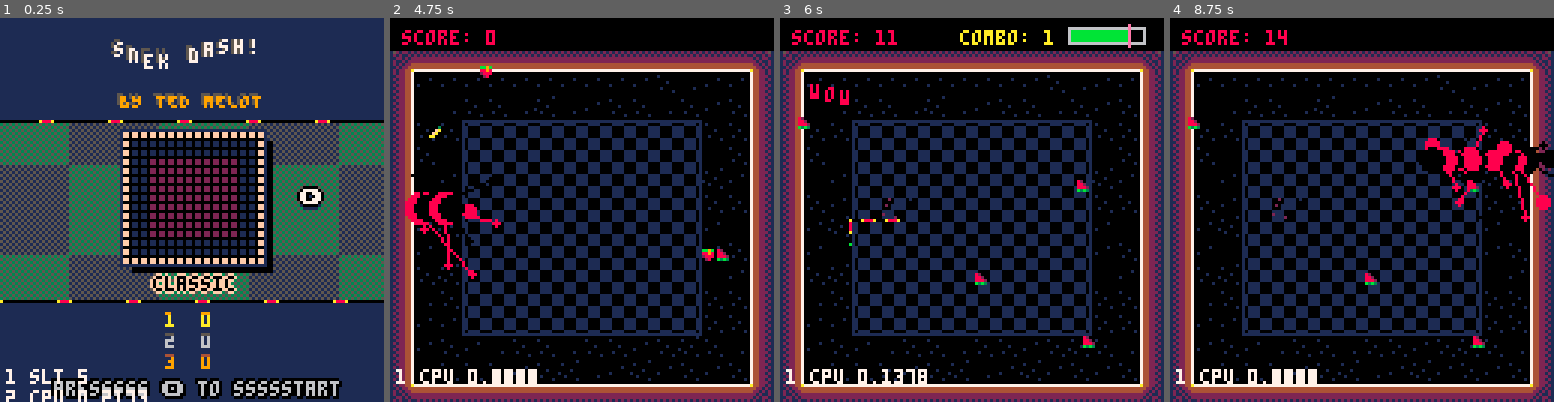
Above: before the commit, frames 1-4 (left to right).
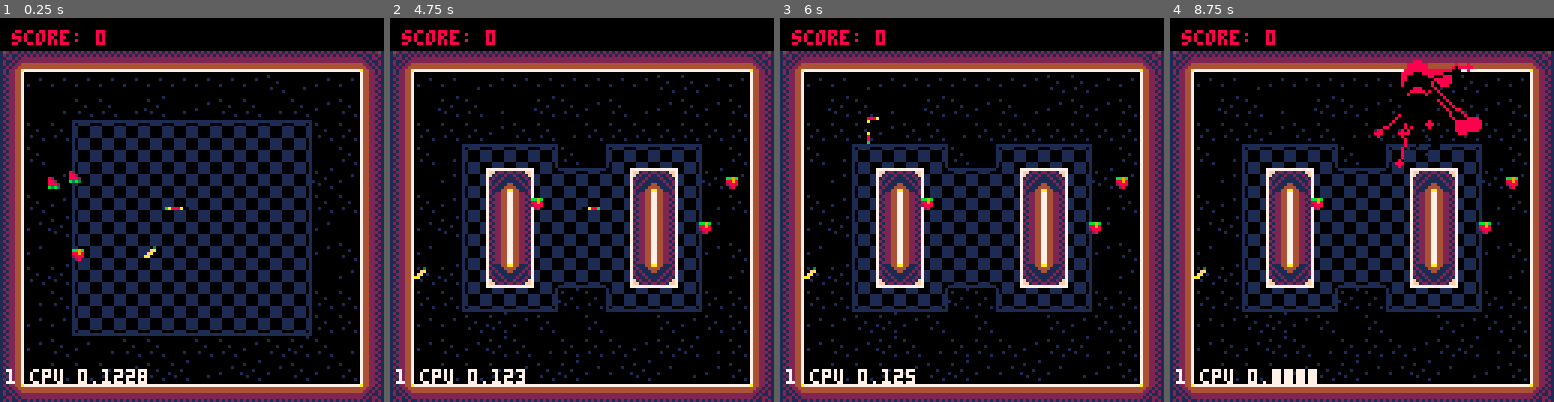
Above: after the commit, the same moments.

Repository: tmelot2/pico-8
Game: PICO-8 cartridge snek-dash.p8
Two runs of this game, one before a commit and one after it. Both use one fixed random seed, a clock stepped at 60 frames per second and the inputs below.
Inputs:
- Up to frame 1 (0.25 s): no input
- Up to frame 2 (4.75 s): tap X (X key) at 0.33, 1.07, 1.85, 2.97, 4.08 s; tap O (Z key) at 0.7, 1.7, 2.1, 2.5, 2.9, 3.3, 3.7, 4.1, 4.5 s; hold Right 1.6-2.1 s; hold Up 2.15-2.42 s; hold Right 2.47-3.03 s; hold Left 3.08-3.58 s; hold Down 3.63-3.97 s; hold Right 4.02-4.68 s; hold Up from 4.73 s (still down)
- Up to frame 3 (6 s): tap O (Z key) at 4.9, 5.3, 5.7 s; release Up at 5.03 s; hold Left 5.08-5.68 s; tap X (X key) at 5.2 s; hold Down from 5.73 s (still down)
- Up to frame 4 (8.75 s): release Down at 6.03 s; hold Right 6.08-6.58 s; tap O (Z key) every 0.4 s from 6.1 to 8.5 s; tap X (X key) at 6.32, 7.43, 8.55 s; hold Right 6.63-7.13 s; hold Up 7.18-7.45 s; hold Right 7.5-8.07 s; hold Left 8.12-8.62 s; hold Down from 8.67 s (still down)

The runs differ from the first frame. In frame 1, 84% of the frame differs, in the area x 0-100%, y 0-100%; in frame 2, 15%; in frame 3, 16%; in frame 4, 17%.

Commit message:
Add maps, don't spawn food in walls

Diff:
--- a/snek-dash.p8
+++ b/snek-dash.p8
@@ -15,7 +15,7 @@
 -- [ ] add level select flourish & short delay w sound
 
 -- debug
-skiptitle=0
+skiptitle=1
 dbg={}
 
 -- screen
@@ -39,15 +39,7 @@
 }
 DASH_RELOAD_FRAMES=4
 
--- snake palettes
 snakepalettes = {
- plain={3,3,3,2,2,1,0},
- texascoralsnake={0,0,0,10,8,8,8,10},
- snakezero={12,12,12,12,12,12,12,1,1,0,0},
- snakorpion={10,10,10,10,10,10,10,10,0,0},
- rainbow={7,7,14,14,8,8,9,9,10,10,11,11,3,3,12,12,2,2}
-}
-snakepalettes2 = {
  [1]={name='plain', p={3,3,3,2,2,1,0}},
  [2]={name='texascoralsnake', p={0,0,0,10,8,8,8,10}},
  [3]={name='snakezero', p={12,12,12,12,12,12,12,1,1,0,0}},
@@ -55,7 +47,7 @@
  [5]={name='rainbow', p={7,7,14,14,8,8,9,9,10,10,11,11,3,3,12,12,2,2}}
 }
 cur_pal=2
-snakepalette=snakepalettes2[cur_pal].p
+snakepalette=snakepalettes[cur_pal].p
 
 -- player dead effect
 circles = {}
@@ -77,6 +69,8 @@
   [3]={ name='split', mx=32, my=0 },
   [4]={ name='scatter', mx=16, my=0 },
   [5]={ name='x', mx=64, my=0 },
+  [6]={ name='segments', mx=80, my=0 },
+  [7]={ name='experiment', mx=96, my=0 }
 }
 curLevel=1
 
@@ -183,17 +178,14 @@
   	cur_pal+=1
   end
   if (cur_pal<1) cur_pal=1
-  if (cur_pal>#snakepalettes2) cur_pal=#snakepalettes2
-  log('cur_pal '..cur_pal)
-  log('#snakepalettes2 '..#snakepalettes2)
-  snakepalette=snakepalettes2[cur_pal].p
+  if (cur_pal>#snakepalettes) cur_pal=#snakepalettes
+  snakepalette=snakepalettes[cur_pal].p
 
   -- o
 	if btnp(4) then
-    sfx(7)
+	sfx(7)
 		gameinit()
 	end
-	addDebug('slt '..slt)
 end
 
 function titledraw()
@@ -541,9 +533,22 @@
 -- randomly spawn new food, c=count
 function spawnfood(c)
   for i=1,c do
-    newfood = {x=rnd(screenwidth-10)+2,y=rnd(screenheight-25)+14,s=foodsprites[frnd(#foodsprites)+1]}
-    add(food,newfood)
-    add(shine,{x=newfood.x-2,y=newfood.y-2,tick=0})
+  	repeat
+	    rx,ry=frnd(16),frnd(15)
+	    wx=levels[curLevel].mx+rx
+	    wy=levels[curLevel].my+ry
+	    log('w '..wx..' '..wy)
+	    f=fget(mget(wx,wy))
+	    wall=f==1
+	until wall==false
+
+	tilex=rx*8 + frnd(2) * rndneg()
+	-- +12 offsets from top status bar
+	tiley=ry*8 + 12 + frnd(2) * rndneg()
+	local newfood={x=tilex, y=tiley, s=foodsprites[frnd(#foodsprites)+1]}
+	add(food, newfood)
+	add(shine,{x=newfood.x-2,y=newfood.y-2,tick=0})
+	log(' ')
   end
 end
 
@@ -716,7 +721,7 @@
 end
 
 function comboEnd(num)
-  print(num, 5, 75, 11)
+  score+=comboNum*10
 end
 
 
@@ -1001,7 +1006,7 @@
 --
 -- write chars with ord() (char to code)
 function write_score(level_num, score, name, slot)
-	log('writing score '..score..' '..name..' to slot '..slot)
+	-- log('writing score '..score..' '..name..' to slot '..slot)
 	local base=0x5e00
 	local level_start_addr=base+25*(level_num-1)
 	local slot_addr=(slot-1)*5
@@ -1014,7 +1019,7 @@
 -- { 1={name,score}, 2={name,score}, ...}
 -- reads chars with chr() (code to char)
 function read_scores(level_num)
-	log('reading scores for level '..level_num)
+	-- log('reading scores for level '..level_num)
 	local base=0x5e00
 	local level_start_addr=base+25*(level_num-1)
 	local highscores={}
@@ -1034,12 +1039,12 @@
 -- if so, returns score slot it goes in
 -- otherwise, returns -1
 function get_high_score_slot(level_num, new_score)
-	log('checking if '..new_score..' is a high score')
+	-- log('checking if '..new_score..' is a high score')
 	local scores=read_scores(level_num)
 	for i=1,#scores do
 		local cur_score=scores[i].score
 		if new_score>cur_score then
-			log(new_score..' ('..cur_score..') is a new high score in slot '..i)
+			-- log(new_score..' ('..cur_score..') is a new high score in slot '..i)
 			return i
 		end
 	end
@@ -1069,6 +1074,14 @@
 
 
 -- autil
+function bits(s)
+	result=''
+	for i=7,0,-1 do
+		result ..= s >> i & 1
+	end
+	return result
+end
+
 function table_key_count(t)
   c=0
   for _,_ in pairs(t) do
@@ -1231,33 +1244,33 @@
 000000000000000011111111121212124444444412121121121121217f121121121121f774422217110000111100001111000011000000000000000000000000
 000000000000000011111111212121214444444415212212212212517ff1221221221ff774422127101111000011110000111101000000000000000000000000
 00000000000000001111111111111111777777771111111111111111777777777777777774422217101111000011110000111101000000000000000000000000
-00000000000000000000000000000000000000000000000017777771717777177777777766777766101111000011110000111101000000000000000000000000
-00000000000000000000000000000000000000000000000070244207102442011024420110244201101111000011110000111101000000000000000000000000
-00000000000000000000000000000000000000000000000072444427724444277244442722444422110000111100001111000011000000000000000000000000
-000000000000000000000000000000000000000000000000744aa447744aa447744aa447244aa442110000111100001111000011000000000000000000000000
-000000000000000000000000000000000000000000000000744aa447744aa447744aa447244aa442110000111100001111000011000000000000000000000000
-00000000000000000000000000000000000000000000000072444427724444277244442722444422110000111100001111000011000000000000000000000000
-00000000000000000000000000000000000000000000000070244207102442011024420110244201101111000011110000111101000000000000000000000000
-00000000000000000000000000000000000000000000000017777771717777177777777766777766111111111111111111111111000000000000000000000000
+00000000000000000000000000000000000000006122221617777771717777177777777766777766101111000011110000111101000000000000000000000000
+00000000000000000000000000000000000000006024420670244207102442011024420110244201101111000011110000111101000000000000000000000000
+00000000000000000000000000000000000000007244442772444427724444277244442722444422110000111100001111000011000000000000000000000000
+0000000000000000000000000000000000000000744aa447744aa447744aa447744aa447244aa442110000111100001111000011000000000000000000000000
+0000000000000000000000000000000000000000744aa447744aa447744aa447744aa447244aa442110000111100001111000011000000000000000000000000
+00000000000000000000000000000000000000007244442772444427724444277244442722444422110000111100001111000011000000000000000000000000
+00000000000000000000000000000000000000006024420670244207102442011024420110244201101111000011110000111101000000000000000000000000
+00000000000000000000000000000000000000006122221617777771717777177777777766777766111111111111111111111111000000000000000000000000
 __gff__
-0000000100000000000000000000000000000001010101010101020202000000000002010101010101010202020000000000000000000101010102020200000000000000000000000000000000000000000000000000000000000000000000000000000000000000000000000000000000000000000000000000000000000000
+0000000100000000000000000000000000000001010101010101020202000000000002010101010101010202020000000000000000010101010102020200000000000000000000000000000000000000000000000000000000000000000000000000000000000000000000000000000000000000000000000000000000000000
 0000000000000000000000000000000000000000000000000000000000000000000000000000000000000000000000000000000000000000000000000000000000000000000000000000000000000000000000000000000000000000000000000000000000000000000000000000000000000000000000000000000000000000
 __map__
-1524242424242424242424242424241615242424242424242424242424242416152424242424242424242424242424161524242424242424242424242424241615242424242424242424242424242416000000000000000000000000000000000000000000000000000000000000000000000000000000000000000000000000
-130b0b0d0b0b0b0b0b0b0b0c0c0b0b14130b0c0c0d0c0d0d0d0c0c0c0d0c0c14130b0c0b0b0b0a0b0b0b0b0c0c0b0b14130b0b0b0b0b0b0b0b0b0b0c0d0b0b1413360b0b0b0b0b0b0b0b0b0c0c0b3614000000000000000000000000000000000000000000000000000000000000000000000000000000000000000000000000
-131e0a0c0d1e0a0c0b0c0d0b0c0b0c14130c0c0b0c0c0d330c0c0b0c0c0d0c14131e0b0c0c1e000c0b000c0b0c0b0c14131e0d0c0c0d0a0d0b0c0c0d0c0b0c14131e361b1b1b1b1b1b1b1b1b1b360c14000000000000000000000000000000000000000000000000000000000000000000000000000000000000000000000000
-130c0c0c0b0c0c0d0c0c0c0c0c0c0c1413330c0c360c0c0a0b0c0c360c0c3314130c0c0c0b0d00000b000c000c0c0c14130c0c1a1b1b1b1b1b1b1b1b1c0c0c14130d2a360b0c0b0b0b0c0c0c362c0c14000000000000000000000000000000000000000000000000000000000000000000000000000000000000000000000000
-130c0d1a1b1b1c0c1e1a1b1b1c000c14130c0c0c1a1b1b36361b1b1c0c0c0c14130c000000000000000000000d000c14130c002a2b2b2b2b2b2b2b2b2c000c14130c2a0b361b1b1b1b1b1b360c2c0c14000000000000000000000000000000000000000000000000000000000000000000000000000000000000000000000000
-131e0b2a17182b1b1b2b17182c0a0b14130c361a2b2b2b2b2b2b2b2b1c360c14131e0000000000000000000000000b14131e0b2a2b2b2b2b2b2b2b2b2c0a0b14131e2a0b2a360b0c0d00362c0b2c0d14000000000000000000000000000000000000000000000000000000000000000000000000000000000000000000000000
-130c0b2a19292b2b2b2b19292c0d0c14130c0b2a2b2b2b2b2b2b2b2b2c0c0d14131b1b1b1b1b1b1b1b1b1b1b1b1b1b14130c0b2a2b2b2b2b2b2b2b2b2c0c0c14130c2a0c2a0b361b1b360b2c0c2c0c14000000000000000000000000000000000000000000000000000000000000000000000000000000000000000000000000
-130b0a2a19292b2b2b2b19292c0b1e14130b0c362b2b2b36362b2b2b360d0c1413393939393939393939393939393914130b0a2a2b2b2b2b2b2b2b2b2c0b1e14130b2a0c2a0b2a39392c0b2c0b2c1e14000000000000000000000000000000000000000000000000000000000000000000000000000000000000000000000000
-130b002a19292b2b2b2b19292c0b0c14130c332a2b2b2b2b2b2b2b2b2c0c0b14133b3b3b3b3b3b3b3b3b3b3b3b3b3b14130b002a2b2b2b2b2b2b2b2b2c0b0c14130b2a0c2a0b363b3b360c2c0b2c0c14000000000000000000000000000000000000000000000000000000000000000000000000000000000000000000000000
-130c0a2a27282b3b3b2b27282c000b14130d363a2b2b2b2b2b2b2b2b3c360c14130c0000000000000000000000000b14130c0a2a2b2b2b2b2b2b2b2b2c000b14130c2a0b2a360c0c0b0b362c0c2c0b14000000000000000000000000000000000000000000000000000000000000000000000000000000000000000000000000
-130c0c3a3b3b3c0a0c3a3b3b3c0c0c14130c0d0c3a3b3b36363b3b3c0c0c0a14130c00000d1e0000000000000b000c14130d0c2a2b2b2b2b2b2b2b2b2c0c0c14130c2a0b363b3b3b3b3b3b360b2c0c14000000000000000000000000000000000000000000000000000000000000000000000000000000000000000000000000
-130b0b0c0a0b0c1e0c1e1e0c0b0c0c14130c0b0c360c0b0a0b330c360c0d0c14130b0b0c000b0c1e0c1e1e0c0b0c0c14130b0b3a3b3b3b3b3b3b3b3b3c0c0c14130b2a360b0b0c0b000c000c362c0c14000000000000000000000000000000000000000000000000000000000000000000000000000000000000000000000000
-130b0c0b0a0c0d0c0c0c0b0c0a0d0c14130b0b0b0c0c0d0d0c0c0c0c0d0d0b14130b0c0b0a0c0c0c000c0b0c0a0c0c14130b0c0b0d0c0c0d0c0c0b0c0a0c0d14130b363b3b3b3b3b3b3b3b3b3b360d14000000000000000000000000000000000000000000000000000000000000000000000000000000000000000000000000
-131e0c0c0c0b0c0a0b0b0a0b0d0b0c14130c0c0c0c0b0c0b0b0c0b0b0c0b0c14131e0c0c0c0b0c0a0b0b0a0b0c000c14131e0c0c0c0b0c0a0d0b0a0b0c0b0c1413360c0c0c0b0c0d0b0b0a0b0c0b3614000000000000000000000000000000000000000000000000000000000000000000000000000000000000000000000000
-2523232323232323232323232323232625232323232323232323232323232326252323232323232323232323232323262523232323232323232323232323232625232323232323232323232323232326000000000000000000000000000000000000000000000000000000000000000000000000000000000000000000000000
+1524242424242424242424242424241615242424242424242424242424242416152424242424242424242424242424161524242424242424242424242424241615242424242424242424242424242416152424242424242424242424242424161524242424242424242424242424241600000000000000000000000000000000
+130b0b0d0b0b0b0b0b0b0b0c0c0b0b14130b0c0c0d0c0d0d0d0c0c0c0d0c0c14130b0c0b0b0b0a0b0b0b0b0c0c0b0b14130b0b0b0b0b0b0b0b0b0b0c0d0b0b1413360b0b0b0b0b0b0b0b0b0c0c0b3614130b0c0b2a352c0b0b2a352c0c0b0b14130b0c0b0b0b0a03030b0b0c0c0b0b1400000000000000000000000000000000
+131e0a0c0d1e0a0c0b0c0d0b0c0b0c14130c0c0b0c0c0d330c0c0b0c0c0d0c14131e0b0c0c1e000c0b000c0b0c0b0c14131e0d0c0c0d0a0d0b0c0c0d0c0b0c14131e361b1b1b1b1b1b1b1b1b1b360c14131e0b0c2a352c0c0b2a352c0c0b0c14131e0b0c0c1e000303000c0b0c0b0c1400000000000000000000000000000000
+130c0c0c0b0c0c0d0c0c0c0c0c0c0c1413330c0c360c0c0a0b0c0c360c0c3314130c0c0c0b0d00000b000c000c0c0c14130c0c1a1b1b1b1b1b1b1b1b1c0c0c14130d2a360b0c0b0b0b0c0c0c362c0c14130c0c0c2a352c000b2a352c0c0c0c14130c0c0c0b0d000303000c000c0c0c1400000000000000000000000000000000
+130c0d1a1b1b1c0c1e1a1b1b1c000c14130c0c0c1a1b1b36361b1b1c0c0c0c14130c000000000000000000000d000c14130c002a2b2b2b2b2b2b2b2b2c000c14130c2a0b361b1b1b1b1b1b360c2c0c14130c00002a352c00002a352c0d000c14130c000000000003030000000d000c1400000000000000000000000000000000
+131e0b2a17182b1b1b2b17182c0a0b14130c361a2b2b2b2b2b2b2b2b1c360c14131e0000000000000000000000000b14131e0b2a2b2b2b2b2b2b2b2b2c0a0b14131e2a0b2a360b0c0d00362c0b2c0d14131e00002a352c00002a352c00000b14131e0000000000030300000000000b1400000000000000000000000000000000
+130c0b2a19292b2b2b2b19292c0d0c14130c0b2a2b2b2b2b2b2b2b2b2c0c0d14131b1b1b1b1b1b1b1b1b1b1b1b1b1b14130c0b2a2b2b2b2b2b2b2b2b2c0c0c14130c2a0c2a0b361b1b360b2c0c2c0c14131b1b1b3b353b1b1b3b353b1b1b1b14131b1b1b1b1b1b03031b1b1b1b1b1b1400000000000000000000000000000000
+130b0a2a19292b2b2b2b19292c0b1e14130b0c362b2b2b36362b2b2b360d0c1413393939393939393939393939393914130b0a2a2b2b2b2b2b2b2b2b2c0b1e14130b2a0c2a0b2a39392c0b2c0b2c1e1413393939393939393939353939393914132b2b2b2b2b2b03032b2b2b2b2b2b1400000000000000000000000000000000
+130b002a19292b2b2b2b19292c0b0c14130c332a2b2b2b2b2b2b2b2b2c0c0b14133b3b3b3b3b3b3b3b3b3b3b3b3b3b14130b002a2b2b2b2b2b2b2b2b2c0b0c14130b2a0c2a0b363b3b360c2c0b2c0c14133b3b3b2b352b3b3b2b352b3b3b3b14133b3b3b3b3b3b03033b3b3b3b3b3b1400000000000000000000000000000000
+130c0a2a27282b3b3b2b27282c000b14130d363a2b2b2b2b2b2b2b2b3c360c14130c0000000000000000000000000b14130c0a2a2b2b2b2b2b2b2b2b2c000b14130c2a0b2a360c0c0b0b362c0c2c0b14130c00002a352c00002a352c00000b14130c0000000000030300000000000b1400000000000000000000000000000000
+130c0c3a3b3b3c0a0c3a3b3b3c0c0c14130c0d0c3a3b3b36363b3b3c0c0c0a14130c00000d1e0000000000000b000c14130d0c2a2b2b2b2b2b2b2b2b2c0c0c14130c2a0b363b3b3b3b3b3b360b2c0c14130c00002a352c00002a352c0b000c14130c00000d1e0003030000000b000c1400000000000000000000000000000000
+130b0b0c0a0b0c1e0c1e1e0c0b0c0c14130c0b0c360c0b0a0b330c360c0d0c14130b0b0c000b0c1e0c1e1e0c0b0c0c14130b0b3a3b3b3b3b3b3b3b3b3c0c0c14130b2a360b0b0c0b000c000c362c0c14130b0b0c2a352c1e0c2a352c0b0c0c14130b0b0c000b0c03031e1e0c0b0c0c1400000000000000000000000000000000
+130b0c0b0a0c0d0c0c0c0b0c0a0d0c14130b0b0b0c0c0d0d0c0c0c0c0d0d0b14130b0c0b0a0c0c0c000c0b0c0a0c0c14130b0c0b0d0c0c0d0c0c0b0c0a0c0d14130b363b3b3b3b3b3b3b3b3b3b360d14130b0c0b2a352c0c002a352c0a0c0c14130b0c0b0a0c0c03030c0b0c0a0c0c1400000000000000000000000000000000
+131e0c0c0c0b0c0a0b0b0a0b0d0b0c14130c0c0c0c0b0c0b0b0c0b0b0c0b0c14131e0c0c0c0b0c0a0b0b0a0b0c000c14131e0c0c0c0b0c0a0d0b0a0b0c0b0c1413360c0c0c0b0c0d0b0b0a0b0c0b3614131e0c0c2a352c0a0b2a352c0c000c14131e0c0c0c0b0c03030b0a0b0c000c1400000000000000000000000000000000
+2523232323232323232323232323232625232323232323232323232323232326252323232323232323232323232323262523232323232323232323232323232625232323232323232323232323232326252323232323232323232323232323262523232323232323232323232323232600000000000000000000000000000000
 0000000000000000000000000000000000000000000000000000000000000000000000000000000000000000000000000000000000000000000000000000000000000000000000000000000000000000000000000000000000000000000000000000000000000000000000000000000000000000000000000000000000000000
 0000000000000000000000000000000000000000000000000000000000000000000000000000000000000000000000000000000000000000000000000000000000000000000000000000000000000000000000000000000000000000000000000000000000000000000000000000000000000000000000000000000000000000
 0000000022222222222200000000000000000000000000000000000000000000000000000000000000000000000000000000000000000000000000000000000000000000000000000000000000000000000000000000000000000000000000000000000000000000000000000000000000000000000000000000000000000000
